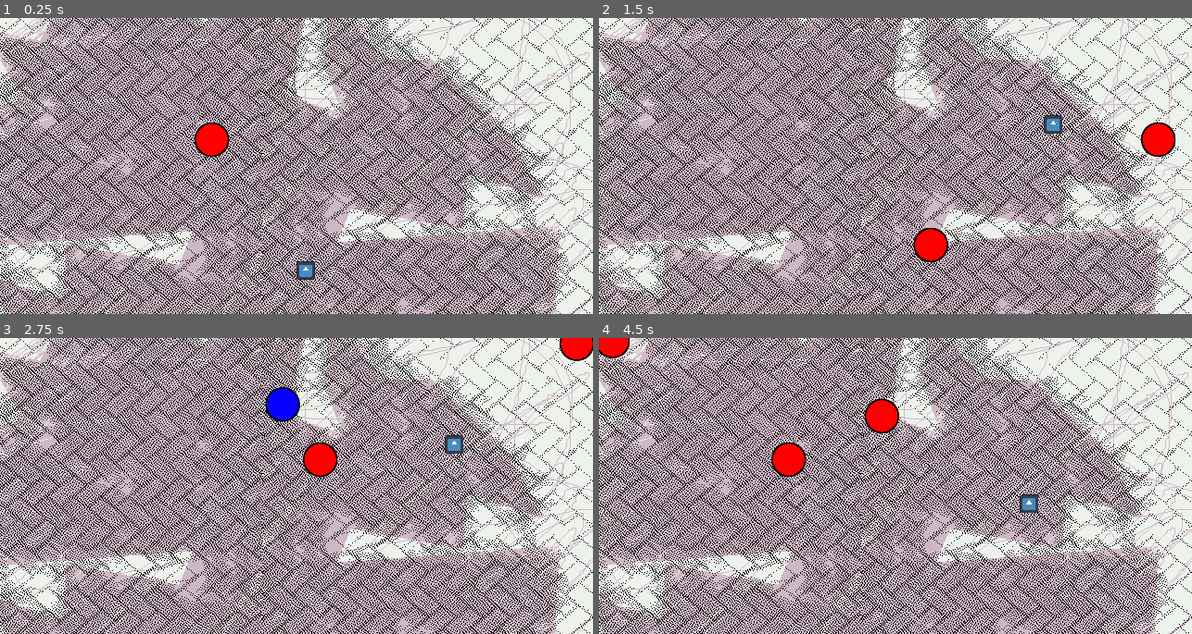
Above: before the commit, frames 1-4 (two rows, left to right).
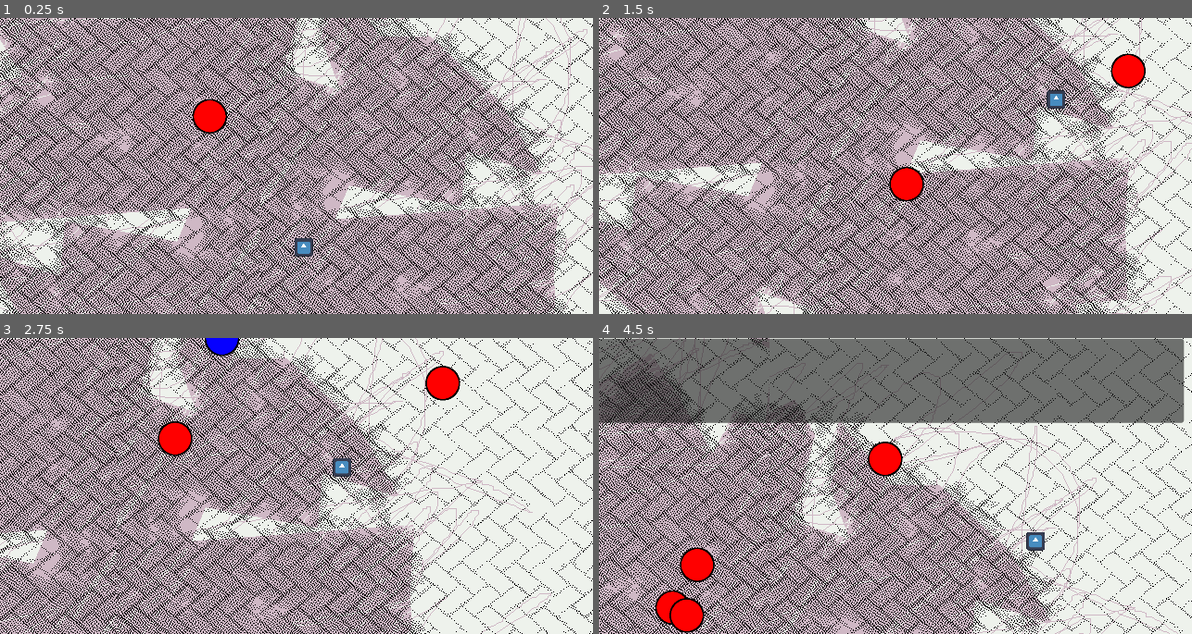
Above: after the commit, the same moments.

Repository: HalfdanBrage/nordicGame
Game: Godot game, scene res://Levels/test-level-0.tscn
Two runs of this game, one before a commit and one after it. Both use one fixed random seed, a clock stepped at 60 frames per second and the inputs below. The engine's default icon, where the game draws it, is replaced by a stand-in: a white triangle on a blue panel in a dark square.
Inputs (mouse positions are in pixels of both pictures, inside the frame that each line leads up to):
- Up to frame 1 (0.25 s): no input
- Up to frame 2 (1.5 s): move the mouse to (1025, 151) at 0.52 s; tap Space (shoot) at 0.6 s; move the mouse to (776, 180) at 1.27 s; tap X (swap) at 1.35 s
- Up to frame 3 (2.75 s): move the mouse to (355, 420) at 2.02 s; tap Space (shoot) at 2.1 s
- Up to frame 4 (4.5 s): move the mouse to (865, 545) at 2.77 s; tap X (swap) at 2.85, 4.35 s; move the mouse to (1073, 530) at 3.52 s; tap Space (shoot) at 3.6 s; move the mouse to (717, 441) at 4.27 s

The runs differ from the first frame. In frame 1, 49% of the frame differs, in the area x 0-100%, y 0-100%; in frame 2, 52%; in frame 3, 56%; in frame 4, 70%.
Error before the commit: Invalid call. Nonexistent function 'get_newest_bullet' in base 'Node (levelmanager.gd)'. (res://Levels/CameraController.gd:10)

Commit message:
Camera controller fix

Diff:
--- /dev/null
+++ b/Entities/CameraController.gd
@@ -0,0 +1,12 @@
+extends Camera2D
+
+@export var lerp_speed: float = 1
+#@export var fast_lerp_speed: float = 1
+#@export var slow_lerp_speed: float = 1
+
+func _process(delta):
+	var player = Levelmanager.get_player()
+	if player != null:
+		var target = Levelmanager.get_player()
+		#var lerp_speed = fast_lerp_speed
+		position = position.lerp(target.position, delta * lerp_speed)
--- a/Levels/CameraController.gd
+++ /dev/null
@@ -1,18 +0,0 @@
-extends Camera2D
-
-#@export var lerp_speed: float = 1
-@export var fast_lerp_speed: float = 1
-@export var slow_lerp_speed: float = 1
-
-
-# Called every frame. 'delta' is the elapsed time since the previous frame.
-func _process(delta):
-	var target = Levelmanager.get_newest_bullet()
-	var lerp_speed = slow_lerp_speed
-
-	var player = Levelmanager.get_player()
-	if player != null:
-		target = Levelmanager.get_player()
-		lerp_speed = fast_lerp_speed
-
-	position = position.lerp(target.position, delta * lerp_speed)
--- a/Levels/test-level-0.tscn
+++ b/Levels/test-level-0.tscn
@@ -1,6 +1,6 @@
 [gd_scene load_steps=10 format=3 uid="uid://bi4dpqmr6fykn"]
 
-[ext_resource type="Script" path="res://Levels/CameraController.gd" id="1_k0x3w"]
+[ext_resource type="Script" path="res://Entities/CameraController.gd" id="1_k0x3w"]
 [ext_resource type="PackedScene" path="res://Entities/Player/player.tscn" id="2_k5le6"]
 [ext_resource type="PackedScene" uid="uid://chg348md75ben" path="res://Entities/Bullet/bullet.tscn" id="2_witry"]
 [ext_resource type="Texture2D" uid="uid://dk8dy2sidimv8" path="res://Assets/Backgrounds/earth.png" id="3_gca5b"]
